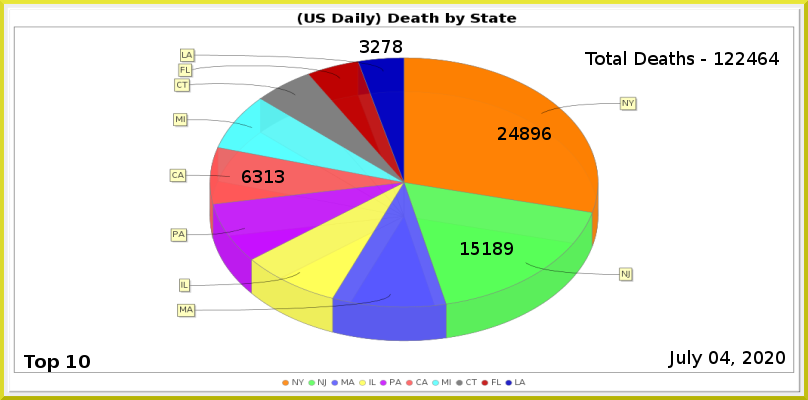
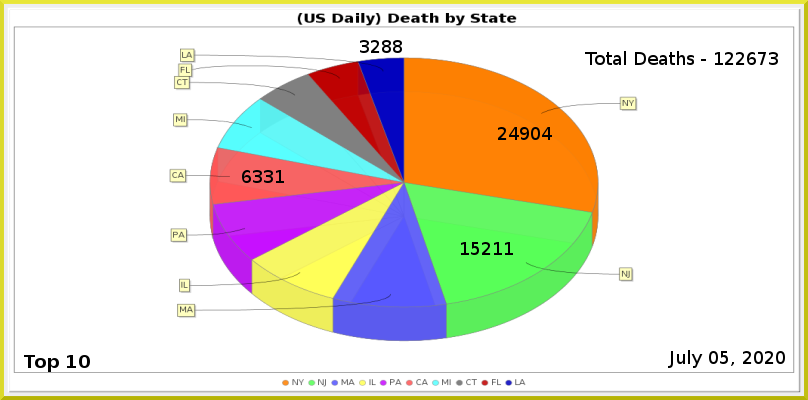
Layers edited between the first and the second 808px x 400px image:
painted on "Least" over <box>382,40,391,53</box>
painted on "CA" over <box>264,170,284,183</box>
painted on "NJ" over <box>482,242,513,255</box>
painted on "NY" over <box>520,127,552,140</box>
renamed "Total Deaths - 122464" to "Total Deaths - 122673", painted on it over <box>747,52,779,65</box>
painted on "Current Date" over <box>720,351,730,364</box>
painted on "Death_by_State.png" over <box>169,58,637,341</box>
